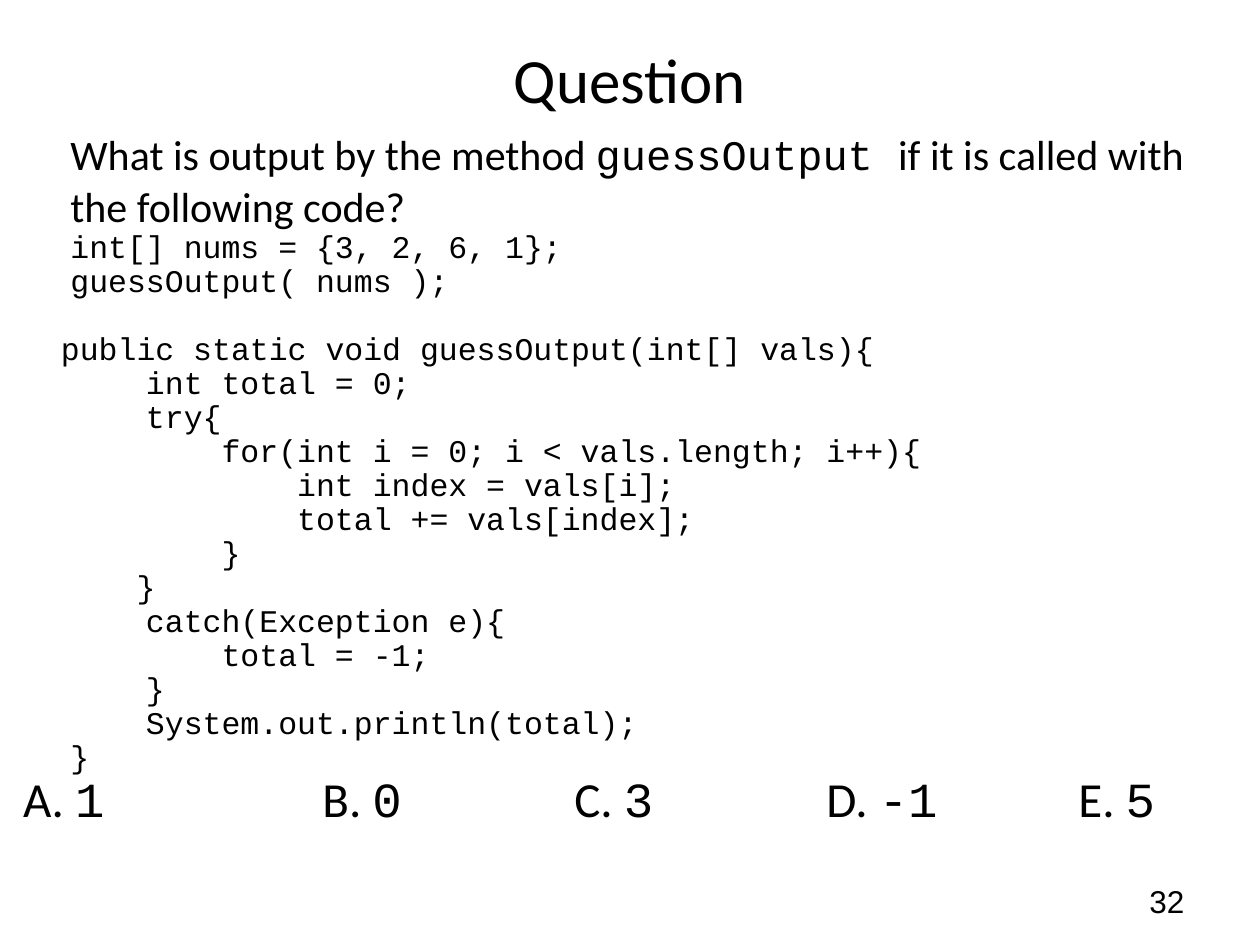
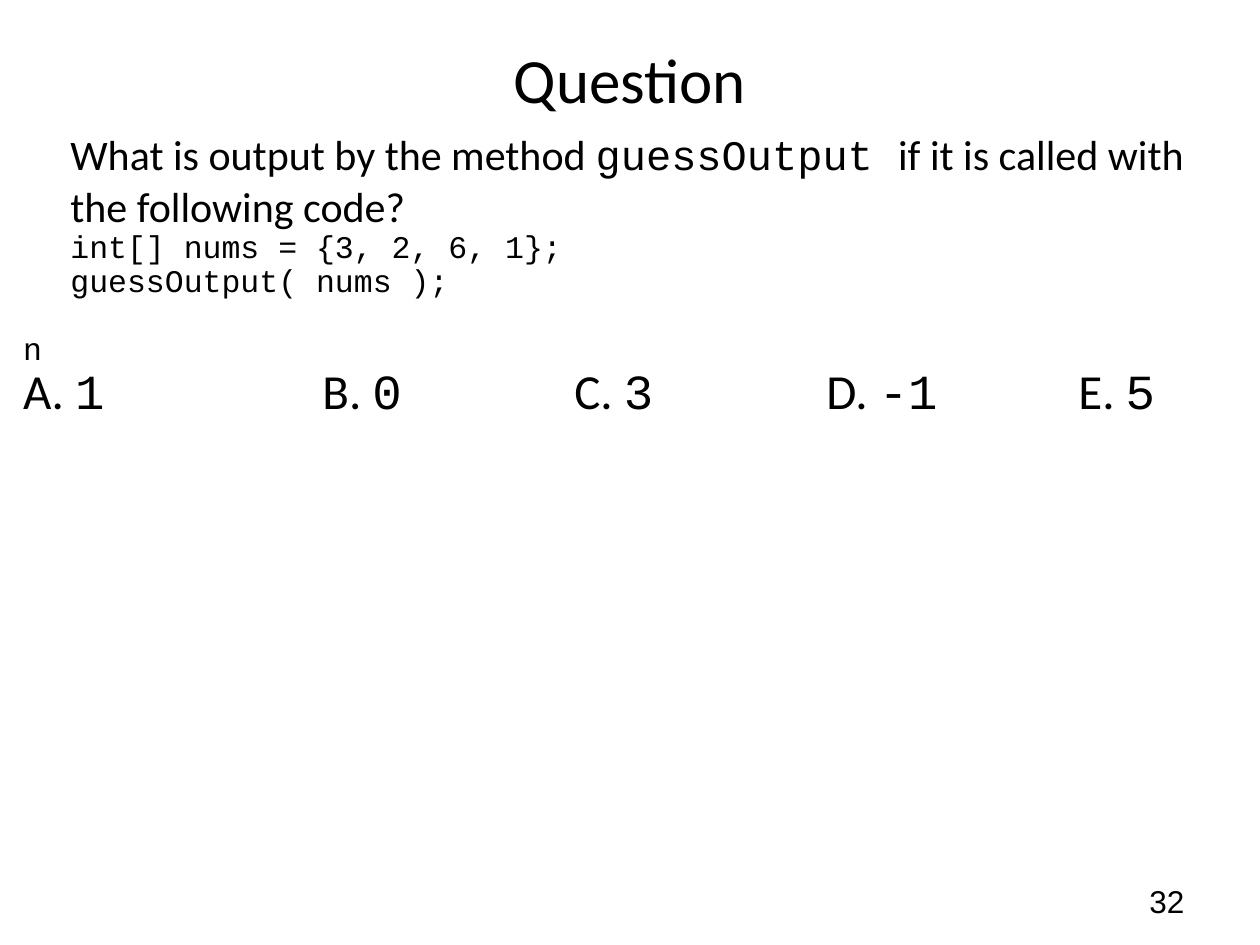
Before and after one commit to WangTianduo/50.001_ProblemSet, a slide deck: slide 32 of 50.001_Information_System/Week-04/50.001 - Exception.pptx. Drawn at 1260x945 pixels with LibreOffice and Linux fonts; fonts in the diff are those of the drawing. Boxes give left, top, right and bottom in pixels: in the first picture for what was removed or moved away, otherwise in the second. Text is boxed around its words. In the diff, an @@ line names an element or a change of style, - is before the commit and + after.

```diff
--- a/50.001_Information_System/Week-04/50.001 - Exception.pptx
+++ b/50.001_Information_System/Week-04/50.001 - Exception.pptx
@@ text at (23,343,42,360): text changed @@
-public static void guessOutput(int[] vals){
-int total = 0;
-try{
-for(int i = 0; i < vals.length; i++){
-int index = vals[i];
-total += vals[index];
-}
-}
-catch(Exception e){
-total = -1;
-}
-System.out.println(total);
-}
+n
```
Also in this commit, not shown: 9 other files.
